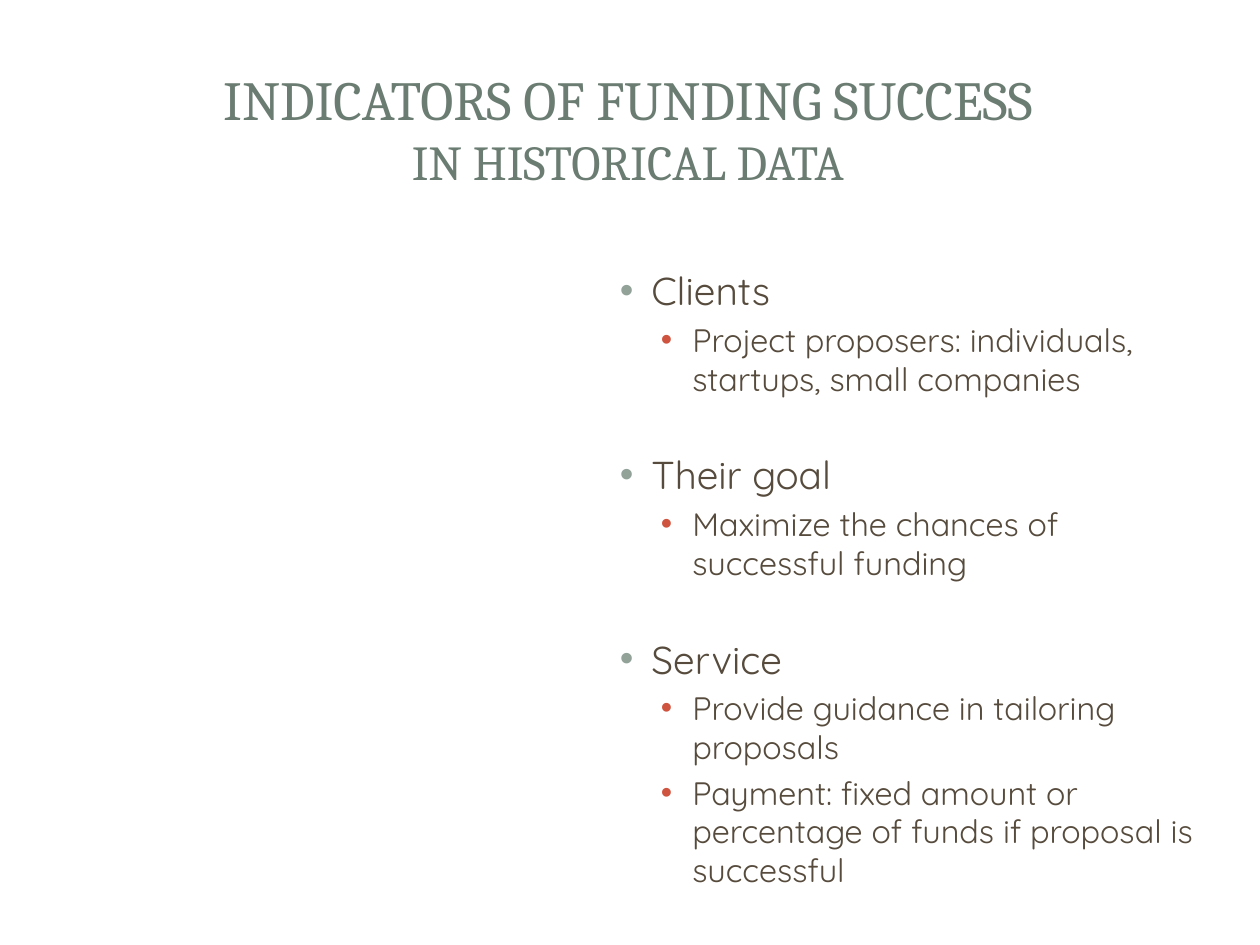
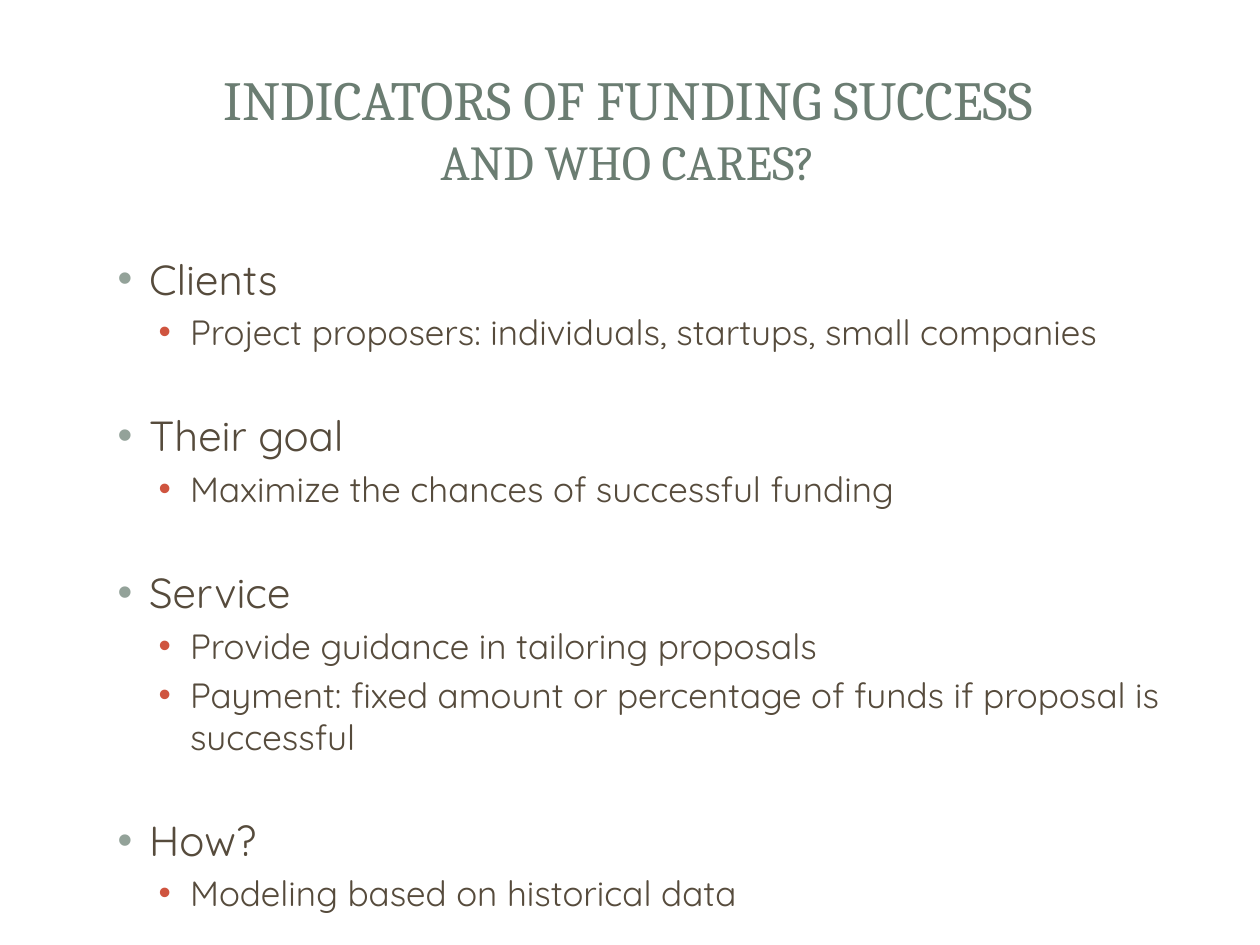
Before and after one commit to vlcekl/ds-crowdfunding, a slide deck: slide 4 of reports/crowdfunding_slidedeck.pptx. Drawn at 1260x945 pixels with LibreOffice and Linux fonts; fonts in the diff are those of the drawing; background and template pictures are left out. Boxes give left, top, right and bottom in pixels: in the first picture for what was removed or moved away, otherwise in the second. Text is boxed around its words. In the diff, an @@ line names an element or a change of style, - is before the commit and + after.

```diff
--- a/reports/crowdfunding_slidedeck.pptx
+++ b/reports/crowdfunding_slidedeck.pptx
@@ title at [223,83,1033,181]: text changed @@
-INDICATORS OF FUNDING SUCCESS
-IN HISTORICAL DATA
+INDICATORS OF FUNDING SUCCESS
+AND WHO CARES?
@@ text "Clients": place and size @@
-text "Clients" at [651,276,1193,883]
+text "Clients" at [149,264,1159,913]
@@ text at [149,264,1159,751]: size 22.2 to 24 pt in "Clients", "Their goal", "Service"; size 18.5 to 20 pt in "Project proposers: individuals, startups, small companies", "Maximize the chances of successful funding", "Provide guidance in tailoring proposals", "Payment: fixed amount or percentage of funds ..." @@
@@ text at [149,825,736,913]: paragraphs added @@
+• How?
+  • Modeling based on historical data
```
Also in this commit, not shown: 8 other slides changed.
